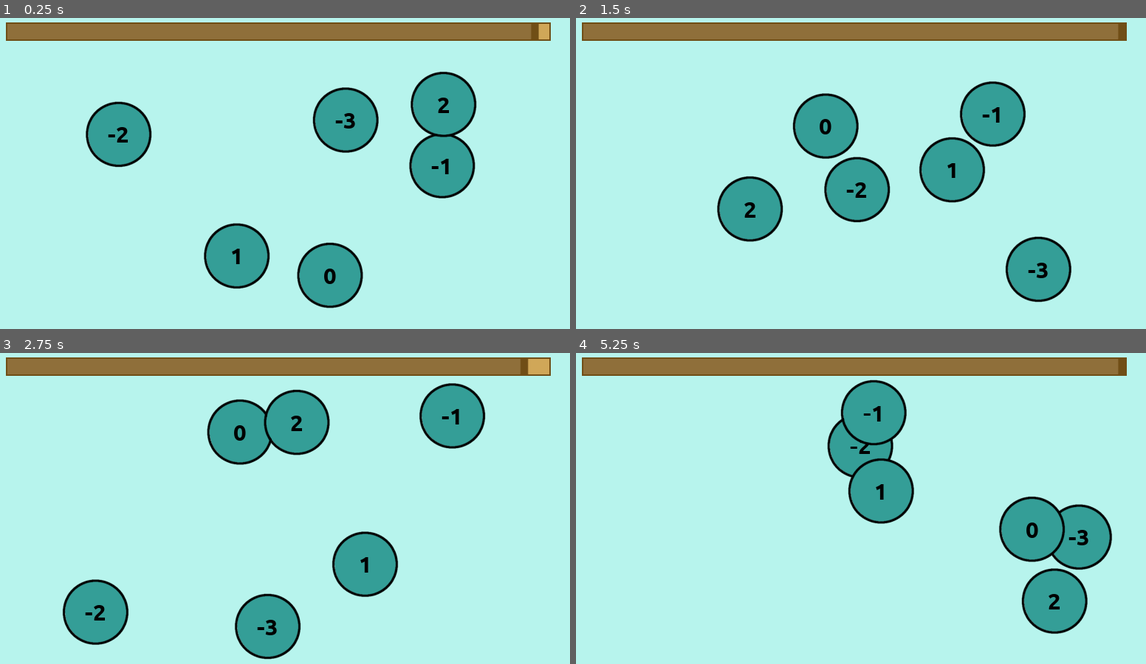
Above: before the commit, frames 1-4 (two rows, left to right).
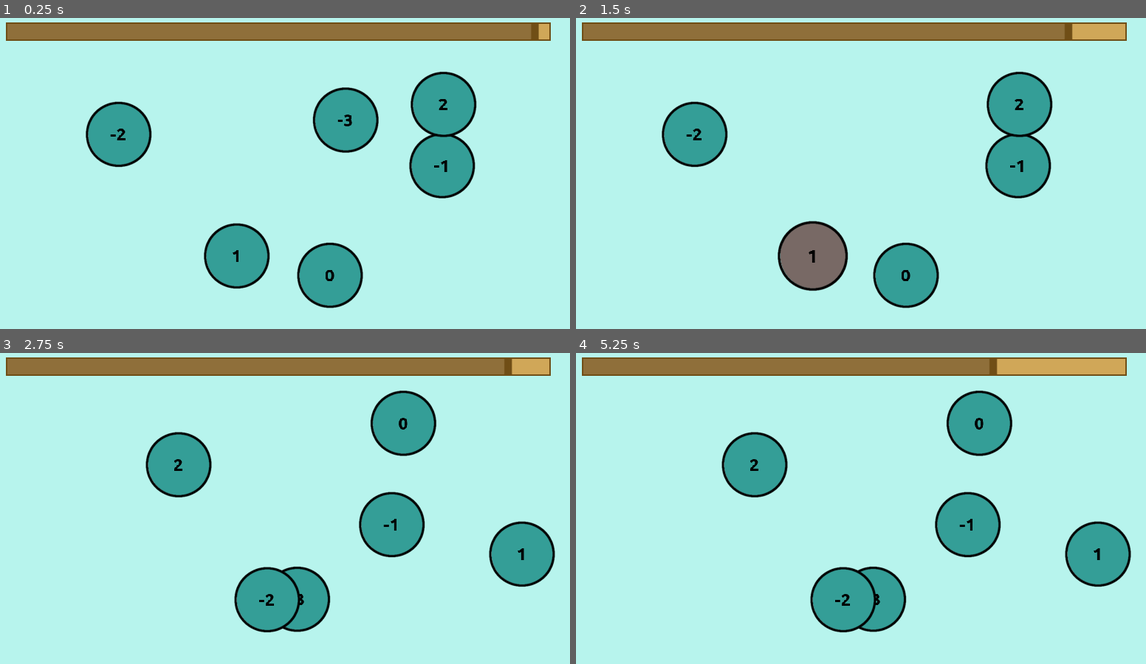
Above: after the commit, the same moments.

Repository: moisesjbc/contando-hasta-100
Game: Godot game, scene res://gameplay/main/main.tscn
Same seed, same stepped clock (60 frames per second), same inputs: the game is played once before the commit and once after it.
Inputs (mouse positions are in pixels of both pictures, inside the frame that each line leads up to):
- Up to frame 1 (0.25 s): no input
- Up to frame 2 (1.5 s): move the mouse to (923, 120) at 0.52 s; click (923, 120) at 0.67 s; move the mouse to (843, 263) at 1.27 s; click (843, 263) at 1.42 s
- Up to frame 3 (2.75 s): move the mouse to (279, 524) at 2.02 s; click (279, 524) at 2.17 s
- Up to frame 4 (5.25 s): move the mouse to (672, 611) at 2.77 s; click (672, 611) at 2.92 s; move the mouse to (1083, 483) at 3.52 s; click (1083, 483) at 3.67 s; move the mouse to (758, 589) at 4.27 s; click (758, 589) at 4.42 s; move the mouse to (644, 595) at 5.02 s; click (644, 595) at 5.17 s

The runs differ from the first frame. In frame 1, 0.3% of the frame differs, in the area x 18-79%, y 25-86%; in frame 2, 20%; in frame 3, 20%; in frame 4, 21%, in the area x 25-98%, y 1-91%.

Commit message:
Add ball selection animation

Diff:
--- a/godot-project/gameplay/balls/numeric_ball/numeric_ball.gd
+++ b/godot-project/gameplay/balls/numeric_ball/numeric_ball.gd
@@ -4,13 +4,22 @@
 signal numeric_ball_selected
 
 var value = null
+var expected_value = null
 
 
-func set_value(new_value: int):
+func set_value(new_value: int, new_expected_value: int):
 	value = new_value
-	$label.bbcode_text = "[center]" + str(value) + "[/center]"
+	expected_value = new_expected_value
+	$sprite/label.bbcode_text = "[center]" + str(value) + "[/center]"
 
 
 func _on_numeric_ball_input_event(_viewport, event, _shape_idx):
 	if (event is InputEventMouseButton && event.pressed):
-		emit_signal("numeric_ball_selected", self)
+		if value == expected_value:
+			$animation_player.play("right_selection")
+		else:
+			$animation_player.play("wrong_selection")
+
+
+func _on_animation_player_animation_finished(anim_name):
+	emit_signal("numeric_ball_selected", self)
--- a/godot-project/gameplay/balls/numeric_ball/numeric_ball.tscn
+++ b/godot-project/gameplay/balls/numeric_ball/numeric_ball.tscn
@@ -1,15 +1,120 @@
-[gd_scene load_steps=6 format=2]
+[gd_scene load_steps=9 format=2]
 
 [ext_resource path="res://gameplay/balls/numeric_ball/numeric_ball.png" type="Texture" id=1]
 [ext_resource path="res://gameplay/balls/numeric_ball/numeric_ball.gd" type="Script" id=2]
 [ext_resource path="res://fonts/Ubuntu-B.ttf" type="DynamicFontData" id=3]
 
+[sub_resource type="DynamicFont" id=2]
+size = 50
+font_data = ExtResource( 3 )
+
 [sub_resource type="CircleShape2D" id=3]
 radius = 70.5
 
-[sub_resource type="DynamicFont" id=2]
-size = 50
-font_data = ExtResource( 3 )
+[sub_resource type="Animation" id=4]
+length = 0.001
+tracks/0/type = "value"
+tracks/0/path = NodePath("sprite:modulate")
+tracks/0/interp = 1
+tracks/0/loop_wrap = true
+tracks/0/imported = false
+tracks/0/enabled = true
+tracks/0/keys = {
+"times": PoolRealArray( 0 ),
+"transitions": PoolRealArray( 1 ),
+"update": 0,
+"values": [ Color( 0.203922, 0.619608, 0.592157, 1 ) ]
+}
+tracks/1/type = "value"
+tracks/1/path = NodePath(".:scale")
+tracks/1/interp = 1
+tracks/1/loop_wrap = true
+tracks/1/imported = false
+tracks/1/enabled = true
+tracks/1/keys = {
+"times": PoolRealArray( 0 ),
+"transitions": PoolRealArray( 1 ),
+"update": 0,
+"values": [ Vector2( 1, 1 ) ]
+}
+
+[sub_resource type="Animation" id=5]
+resource_name = "right_selection"
+tracks/0/type = "value"
+tracks/0/path = NodePath("sprite:modulate")
+tracks/0/interp = 1
+tracks/0/loop_wrap = true
+tracks/0/imported = false
+tracks/0/enabled = true
+tracks/0/keys = {
+"times": PoolRealArray( 0, 0.3, 0.5 ),
+"transitions": PoolRealArray( 1, 1, 1 ),
+"update": 0,
+"values": [ Color( 0.203922, 0.619608, 0.592157, 1 ), Color( 0, 1, 0.117647, 1 ), Color( 0, 1, 0.117647, 0 ) ]
+}
+tracks/1/type = "value"
+tracks/1/path = NodePath(".:scale")
+tracks/1/interp = 1
+tracks/1/loop_wrap = true
+tracks/1/imported = false
+tracks/1/enabled = true
+tracks/1/keys = {
+"times": PoolRealArray( 0, 0.5 ),
+"transitions": PoolRealArray( 1, 1 ),
+"update": 0,
+"values": [ Vector2( 1, 1 ), Vector2( 1.5, 1.5 ) ]
+}
+tracks/2/type = "value"
+tracks/2/path = NodePath(".:visible")
+tracks/2/interp = 1
+tracks/2/loop_wrap = true
+tracks/2/imported = false
+tracks/2/enabled = true
+tracks/2/keys = {
+"times": PoolRealArray( 0 ),
+"transitions": PoolRealArray( 1 ),
+"update": 1,
+"values": [ true ]
+}
+
+[sub_resource type="Animation" id=6]
+resource_name = "wrong_selection"
+tracks/0/type = "value"
+tracks/0/path = NodePath("sprite:modulate")
+tracks/0/interp = 1
+tracks/0/loop_wrap = true
+tracks/0/imported = false
+tracks/0/enabled = true
+tracks/0/keys = {
+"times": PoolRealArray( 0, 0.2, 0.4 ),
+"transitions": PoolRealArray( 1, 1, 1 ),
+"update": 0,
+"values": [ Color( 0.203922, 0.619608, 0.592157, 1 ), Color( 1, 0, 0, 1 ), Color( 1, 0, 0, 0 ) ]
+}
+tracks/1/type = "value"
+tracks/1/path = NodePath(".:scale")
+tracks/1/interp = 1
+tracks/1/loop_wrap = true
+tracks/1/imported = false
+tracks/1/enabled = true
+tracks/1/keys = {
+"times": PoolRealArray( 0, 0.5 ),
+"transitions": PoolRealArray( 1, 1 ),
+"update": 0,
+"values": [ Vector2( 1, 1 ), Vector2( 1.5, 1.5 ) ]
+}
+tracks/2/type = "value"
+tracks/2/path = NodePath(".:visible")
+tracks/2/interp = 1
+tracks/2/loop_wrap = true
+tracks/2/imported = false
+tracks/2/enabled = true
+tracks/2/keys = {
+"times": PoolRealArray( 0 ),
+"transitions": PoolRealArray( 1 ),
+"update": 1,
+"values": [ true ]
+}
 
 [node name="numeric_ball" type="Area2D"]
 script = ExtResource( 2 )
@@ -19,18 +124,24 @@
 scale = Vector2( 0.75, 0.75 )
 texture = ExtResource( 1 )
 
-[node name="collision_shape" type="CollisionShape2D" parent="."]
-position = Vector2( 0.5, 0 )
-shape = SubResource( 3 )
-
-[node name="label" type="RichTextLabel" parent="."]
-margin_left = -63.0
-margin_top = -29.0
-margin_right = 65.0
-margin_bottom = 33.0
+[node name="label" type="RichTextLabel" parent="sprite"]
+margin_left = -86.6667
+margin_top = -29.6667
+margin_right = 87.3333
+margin_bottom = 32.3333
 mouse_filter = 2
 custom_colors/default_color = Color( 0, 0, 0, 1 )
 custom_fonts/normal_font = SubResource( 2 )
 bbcode_enabled = true
 
+[node name="collision_shape" type="CollisionShape2D" parent="."]
+position = Vector2( 0.5, 0 )
+shape = SubResource( 3 )
+
+[node name="animation_player" type="AnimationPlayer" parent="."]
+anims/RESET = SubResource( 4 )
+anims/right_selection = SubResource( 5 )
+anims/wrong_selection = SubResource( 6 )
+
 [connection signal="input_event" from="." to="." method="_on_numeric_ball_input_event"]
+[connection signal="animation_finished" from="animation_player" to="." method="_on_animation_player_animation_finished"]
--- a/godot-project/gameplay/balls_manager/balls_manager.gd
+++ b/godot-project/gameplay/balls_manager/balls_manager.gd
@@ -24,7 +24,7 @@
 		var numeric_ball = numeric_ball_scene.instance()
 		numeric_ball.global_position = _get_random_respawn_position()
 		$balls.add_child(numeric_ball)
-		numeric_ball.set_value(i)
+		numeric_ball.set_value(i, right_value)
 		numeric_ball.connect("numeric_ball_selected", self, "_on_numeric_ball_selected")
 
 
--- a/godot-project/gameplay/main/main.gd
+++ b/godot-project/gameplay/main/main.gd
@@ -28,8 +28,6 @@
 
 
 func _on_balls_manager_number_selected(current_value):
-	print("current_value", current_value)
-	print("current_expected_value", current_expected_value)
 	if current_expected_value == current_value:
 		next_level()
 	else:
